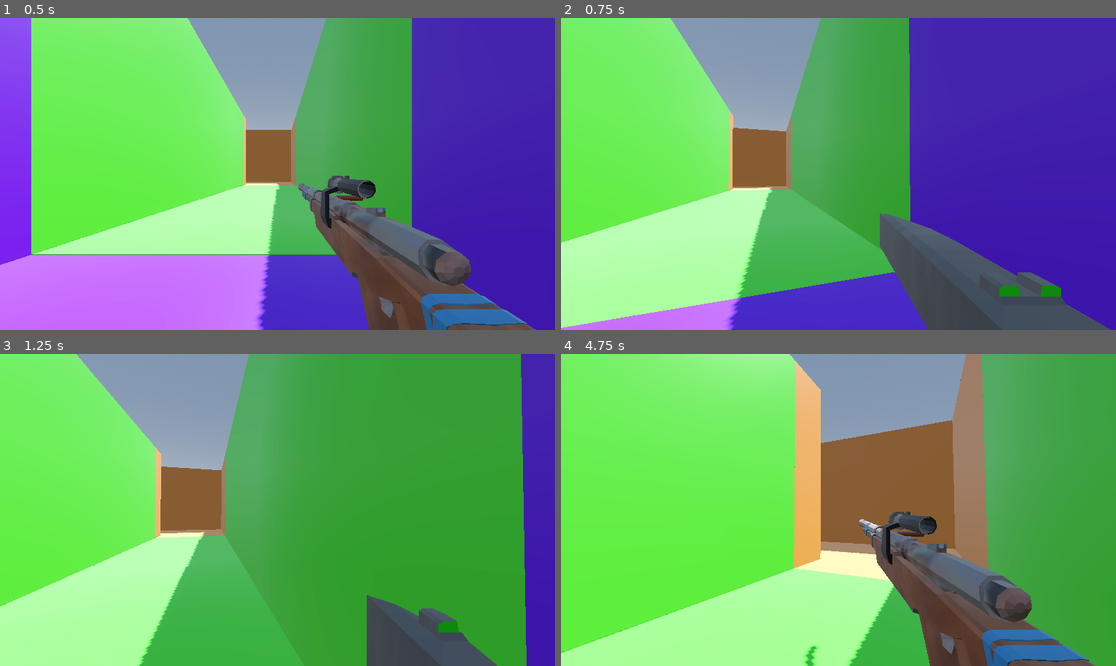
Above: before the commit, frames 1-4 (two rows, left to right).
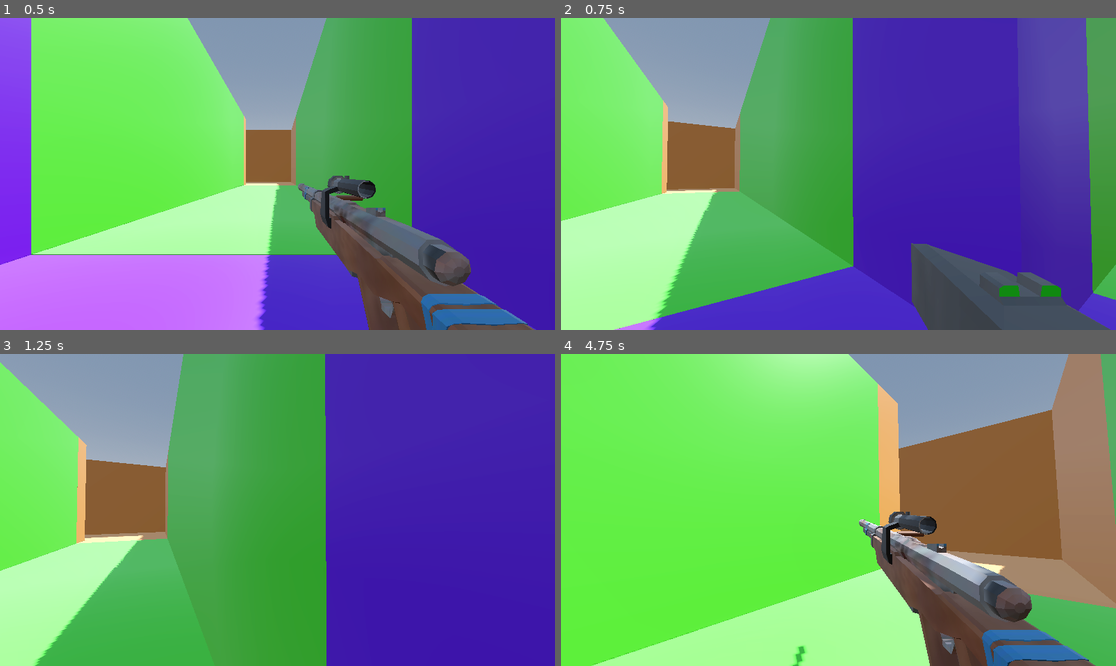
Above: after the commit, the same moments.

Repository: MikaelVV/tunnelsgame
Game: Godot game, scene res://Scenes/grind_map_test.tscn
Same seed, same stepped clock (60 frames per second), same inputs: the game is played once before the commit and once after it.
Inputs (mouse positions are in pixels of both pictures, inside the frame that each line leads up to):
- Up to frame 1 (0.5 s): no input
- Up to frame 2 (0.75 s): move the mouse to (866, 174) at 0.52 s; hold W (up) from 0.53 s (still down); tap 1 (next_weapon) at 0.6 s
- Up to frame 3 (1.25 s): keep holding W (up); tap Space (jump) at 0.77 s
- Up to frame 4 (4.75 s): keep holding W (up); move the mouse to (810, 510) at 1.27 s; tap 2 (previous_weapon) at 1.35, 4.35 s; tap Space (jump) at 1.52, 3.02, 3.77, 4.52 s; move the mouse to (849, 503) at 2.02 s; press the mouse at (849, 503) at 2.03 s; move the mouse to (832, 516) at 2.77 s; release the mouse at (832, 516) at 2.78 s; tap Shift (sprint) at 2.85 s; move the mouse to (877, 513) at 3.52 s; tap 1 (next_weapon) at 3.6 s; tap Tab (inventory, bound only after the commit) at 4.15 s; move the mouse to (794, 506) at 4.27 s

Frame 1 is identical in both runs. In frame 2, 43% of the frame differs, in the area x 0-100%, y 0-100%; in frame 3, 62%, in the area x 0-95%, y 0-100%; in frame 4, 43%.

Commit message:
More tweaks
Tweaks to pathfinding and starting to implement inventory system.

Diff:
--- /dev/null
+++ b/Scenes/InventoryMenu.tscn
@@ -0,0 +1,67 @@
+[gd_scene format=3 uid="uid://0gowi035w4kl"]
+
+[sub_resource type="StyleBoxFlat" id="StyleBoxFlat_rgqx8"]
+content_margin_left = 0.0
+content_margin_top = 0.0
+content_margin_right = 0.0
+content_margin_bottom = 0.0
+bg_color = Color(0.1, 0.1, 0.1, 0.6)
+border_width_left = 4
+border_width_top = 4
+border_width_right = 4
+border_width_bottom = 4
+border_blend = true
+corner_radius_top_left = 3
+corner_radius_top_right = 3
+corner_radius_bottom_right = 3
+corner_radius_bottom_left = 3
+corner_detail = 5
+
+[node name="InventoryMenu" type="Node" unique_id=430639094]
+
+[node name="CanvasLayer" type="CanvasLayer" parent="." unique_id=495351875]
+
+[node name="InvUI" type="Control" parent="CanvasLayer" unique_id=2107224181]
+visible = false
+layout_mode = 3
+anchors_preset = 15
+anchor_right = 1.0
+anchor_bottom = 1.0
+grow_horizontal = 2
+grow_vertical = 2
+
+[node name="Panel" type="Panel" parent="CanvasLayer/InvUI" unique_id=831254869]
+visible = false
+custom_minimum_size = Vector2(100, 100)
+layout_mode = 1
+anchors_preset = 8
+anchor_left = 0.5
+anchor_top = 0.5
+anchor_right = 0.5
+anchor_bottom = 0.5
+offset_left = -181.0
+offset_top = -139.0
+offset_right = 179.0
+offset_bottom = 146.0
+grow_horizontal = 2
+grow_vertical = 2
+theme_override_styles/panel = SubResource("StyleBoxFlat_rgqx8")
+
+[node name="MarginContainer" type="MarginContainer" parent="CanvasLayer/InvUI/Panel" unique_id=940568978]
+visible = false
+layout_mode = 1
+anchors_preset = 15
+anchor_right = 1.0
+anchor_bottom = 1.0
+grow_horizontal = 2
+grow_vertical = 2
+theme_override_constants/margin_left = 4
+theme_override_constants/margin_top = 4
+theme_override_constants/margin_right = 4
+theme_override_constants/margin_bottom = 4
+
+[node name="GridContainer" type="GridContainer" parent="CanvasLayer/InvUI/Panel/MarginContainer" unique_id=578514477]
+visible = false
+layout_mode = 2
+size_flags_horizontal = 4
+columns = 4
--- a/Scenes/MainMenu.tscn
+++ b/Scenes/MainMenu.tscn
@@ -5,36 +5,43 @@
 [node name="MainMenu" type="Node2D" unique_id=1300634078]
 script = ExtResource("1_tt5f1")
 
-[node name="Control" type="Control" parent="." unique_id=717574659]
+[node name="CanvasLayer" type="CanvasLayer" parent="." unique_id=426671038]
+
+[node name="Control" type="Control" parent="CanvasLayer" unique_id=717574659]
 layout_mode = 3
-anchors_preset = 0
-offset_right = 40.0
-offset_bottom = 40.0
+anchors_preset = 15
+anchor_right = 1.0
+anchor_bottom = 1.0
+grow_horizontal = 2
+grow_vertical = 2
 
-[node name="StartButton" type="Button" parent="Control" unique_id=530265219]
+[node name="StartButton" type="Button" parent="CanvasLayer/Control" unique_id=530265219]
 layout_mode = 0
-offset_left = 150.0
-offset_top = 125.0
-offset_right = 468.0005
-offset_bottom = 214.00006
+offset_left = 492.0
+offset_top = 210.0
+offset_right = 810.0005
+offset_bottom = 299.00006
+scale = Vector2(0.8799997, 0.8799997)
 text = "Start Game"
 
-[node name="SettingsButton" type="Button" parent="Control" unique_id=497133311]
+[node name="SettingsButton" type="Button" parent="CanvasLayer/Control" unique_id=497133311]
 layout_mode = 0
-offset_left = 150.0
-offset_top = 248.0
-offset_right = 466.0005
-offset_bottom = 338.00006
+offset_left = 492.0
+offset_top = 333.0
+offset_right = 808.0005
+offset_bottom = 423.00006
+scale = Vector2(0.8799997, 0.8799997)
 text = "Options"
 
-[node name="QuitButton" type="Button" parent="Control" unique_id=1356871061]
+[node name="QuitButton" type="Button" parent="CanvasLayer/Control" unique_id=1356871061]
 layout_mode = 0
-offset_left = 150.0
-offset_top = 366.0
-offset_right = 466.0005
-offset_bottom = 464.00006
+offset_left = 492.0
+offset_top = 451.0
+offset_right = 808.0005
+offset_bottom = 549.00006
+scale = Vector2(0.8799997, 0.8799997)
 text = "Quit Game"
 
-[connection signal="pressed" from="Control/StartButton" to="." method="_on_start_button_pressed"]
-[connection signal="pressed" from="Control/SettingsButton" to="." method="_on_settings_button_pressed"]
-[connection signal="pressed" from="Control/QuitButton" to="." method="_on_quit_button_pressed"]
+[connection signal="pressed" from="CanvasLayer/Control/StartButton" to="." method="_on_start_button_pressed"]
+[connection signal="pressed" from="CanvasLayer/Control/SettingsButton" to="." method="_on_settings_button_pressed"]
+[connection signal="pressed" from="CanvasLayer/Control/QuitButton" to="." method="_on_quit_button_pressed"]
--- a/Scenes/OptionsMenu.tscn
+++ b/Scenes/OptionsMenu.tscn
@@ -1,3 +1,13 @@
 [gd_scene format=3 uid="uid://g4yg3og8nlnd"]
 
-[node name="OptionsMenu" type="Node2D"]
+[node name="OptionsMenu" type="Node2D" unique_id=1111871918]
+
+[node name="CanvasLayer" type="CanvasLayer" parent="." unique_id=845369969]
+
+[node name="Control" type="Control" parent="CanvasLayer" unique_id=1091756964]
+layout_mode = 3
+anchors_preset = 15
+anchor_right = 1.0
+anchor_bottom = 1.0
+grow_horizontal = 2
+grow_vertical = 2
--- a/Scenes/grind_map_test.tscn
+++ b/Scenes/grind_map_test.tscn
@@ -69,6 +69,7 @@
 
 [node name="NavigationAgent3D" type="NavigationAgent3D" parent="Soldier01" unique_id=283287604]
 target_desired_distance = 2.5
+path_postprocessing = 1
 
 [node name="NavigationRegion3D" type="NavigationRegion3D" parent="." unique_id=389501056]
 transform = Transform3D(1, 0, 0, 0, 1, 0, 0, 0, 1, 0, 3.0368028, 5.3561063)
--- a/Scenes/testworld.tscn
+++ b/Scenes/testworld.tscn
@@ -5,6 +5,7 @@
 [ext_resource type="PackedScene" uid="uid://bdhopr8kck4jv" path="res://Assets/Guns/pistol proto.glb" id="3_7mloq"]
 [ext_resource type="PackedScene" uid="uid://c0amvwo43vim1" path="res://Scenes/pause_menu.tscn" id="4_wr54j"]
 [ext_resource type="PackedScene" uid="uid://b4rw1fyut3bwr" path="res://Characters/ukko solttu.glb" id="5_qmhdh"]
+[ext_resource type="PackedScene" uid="uid://bdp3j48mykmqo" path="res://Assets/GasMask/Gas_Mask.glb" id="6_ojwke"]
 
 [sub_resource type="ProceduralSkyMaterial" id="ProceduralSkyMaterial_ywrmy"]
 sky_horizon_color = Color(0.66224277, 0.6717428, 0.6867428, 1)
@@ -19,10 +20,13 @@
 tonemap_mode = 2
 glow_enabled = true
 
+[sub_resource type="BoxMesh" id="BoxMesh_ojwke"]
+
 [node name="Testworld" type="Node3D" unique_id=310615401]
 
 [node name="DirectionalLight3D" type="DirectionalLight3D" parent="." unique_id=1102031253]
 transform = Transform3D(-0.8660254, -0.43301278, 0.25, 0, 0.49999997, 0.86602545, -0.50000006, 0.75, -0.43301266, 0, 0, 0)
+light_color = Color(0.5729883, 0.5729883, 0.5729883, 1)
 shadow_enabled = true
 
 [node name="WorldEnvironment" type="WorldEnvironment" parent="." unique_id=1156091561]
@@ -51,4 +55,15 @@
 metadata/_edit_use_anchors_ = true
 
 [node name="ukko solttu" parent="." unique_id=1549127524 instance=ExtResource("5_qmhdh")]
-transform = Transform3D(-0.9922107, 0, 0.12457127, 0, 1, 0, -0.12457127, 0, -0.9922107, 5.8243065, 0.25448304, 9.191877)
+transform = Transform3D(-1, 0, -8.742278e-08, 0, 1, 0, 8.742278e-08, 0, -1, 5.8243065, 0.25448304, 9.191877)
+
+[node name="Gas_Mask" parent="." unique_id=2020315896 instance=ExtResource("6_ojwke")]
+transform = Transform3D(-4.371139e-08, 0, 1, 0, 1, 0, -1, 0, -4.371139e-08, 4.16011, 2.1834285, 8.952163)
+
+[node name="MeshInstance3D" type="MeshInstance3D" parent="Gas_Mask" unique_id=229326245]
+
+[node name="190cm" type="Node3D" parent="." unique_id=158028335]
+
+[node name="MeshInstance3D" type="MeshInstance3D" parent="190cm" unique_id=577660569]
+transform = Transform3D(1, 0, 0, 0, 1.9, 0, 0, 0, 1, 7.9444704, 1.2048076, 9.23299)
+mesh = SubResource("BoxMesh_ojwke")
--- a/Scripts/Pathfinding.gd
+++ b/Scripts/Pathfinding.gd
@@ -19,7 +19,8 @@
 
 	velocity = velocity.lerp(direction * speed, acceleration * delta)
 
-	look_at(target.global_position)
+	#target.global_position. PS. Tän kanssa pitää vielä kikkailla, että se käännös tapahtuu sulavasti
+	look_at(navigationAgent.get_next_path_position())
 
 	if(navigationAgent.is_target_reached()):
 		nextTarget(delta)
--- a/Scripts/PlayerController.gd
+++ b/Scripts/PlayerController.gd
@@ -42,6 +42,10 @@
 	else:
 		speed = WALK_SPEED
 
+	# inventory koodi kesken.
+	if Input.is_action_just_pressed("inventory"):
+		return
+
 	# Get the input direction and handle the movement/deceleration.
 	var input_dir := Input.get_vector("left", "right", "up", "down")
 	var direction = (head.transform.basis * Vector3(input_dir.x, 0, input_dir.y)).normalized()
--- a/project.godot
+++ b/project.godot
@@ -18,6 +18,12 @@
 run/main_scene="uid://6lg1cap6lwkl"
 config/features=PackedStringArray("4.6", "Forward Plus")
 config/icon="res://icon.svg"
+
+[display]
+
+window/size/viewport_width=1920
+window/size/viewport_height=1080
+window/size/mode=3
 
 [dotnet]
 
@@ -75,6 +81,12 @@
 "events": [Object(InputEventKey,"resource_local_to_scene":false,"resource_name":"","device":-1,"window_id":0,"alt_press …(191 unchanged characters)…
 ]
 }
+inventory={
+"deadzone": 0.2,
+"events": [Object(InputEventKey,"resource_local_to_scene":false,"resource_name":"","device":-1,"window_id":0,"alt_pressed":false,"shift_pressed":false,"ctrl_pressed":false,"meta_pressed":false,"pressed":false,"keycode":0,"physical_keycode":4194306,"key_label":0,"unicode":0,"location":0,"echo":false,"script":null)
+, Object(InputEventKey,"resource_local_to_scene":false,"resource_name":"","device":-1,"window_id":0,"alt_pressed":false,"shift_pressed":false,"ctrl_pressed":false,"meta_pressed":false,"pressed":false,"keycode":0,"physical_keycode":73,"key_label":0,"unicode":105,"location":0,"echo":false,"script":null)
+]
+}
 
 [physics]
 
